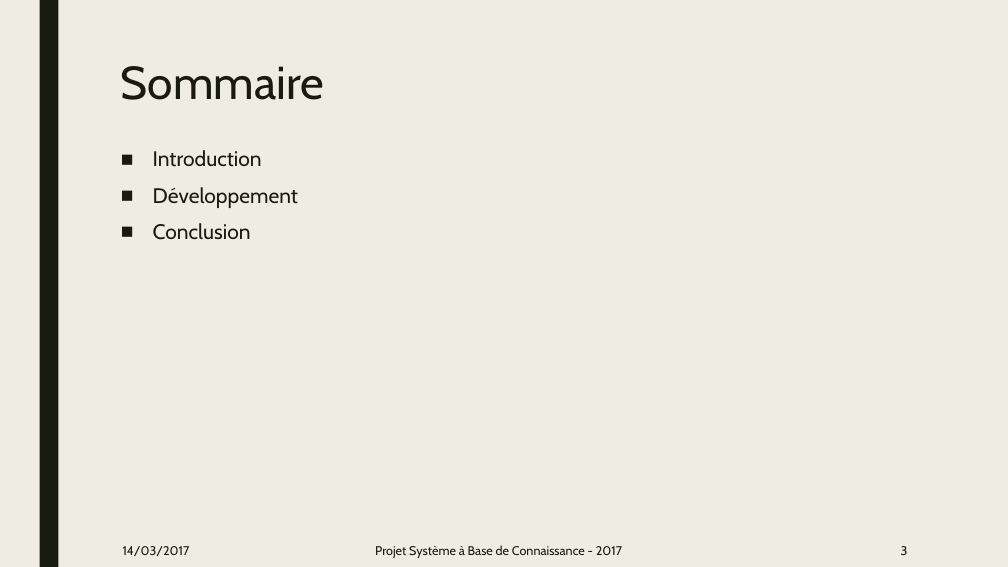
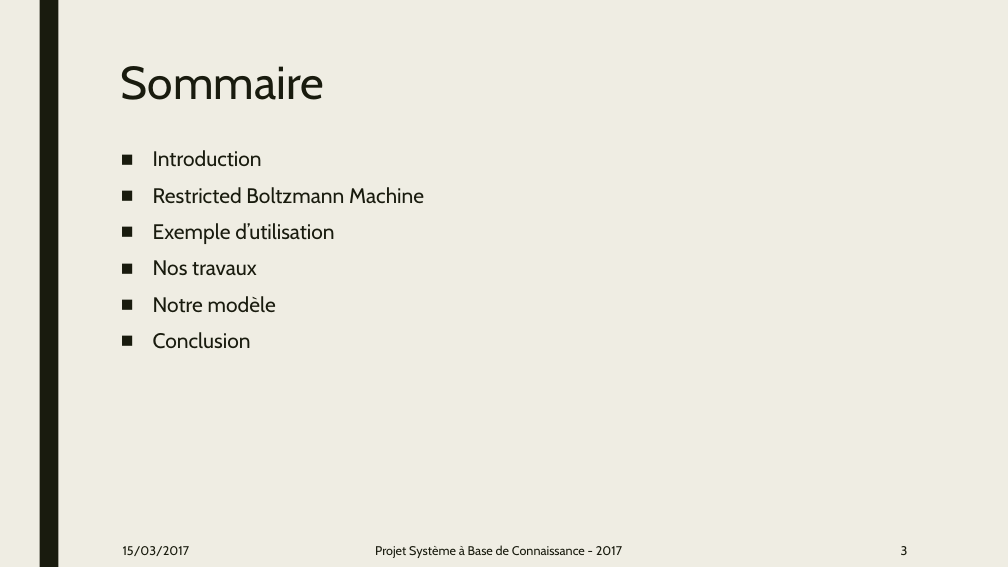
Before and after one commit to GuillaumeHaben/sbc-rbm, a slide deck: slide 2 of Projet_SBC.pptx. Drawn at 1008x567 pixels with LibreOffice and Linux fonts; fonts in the diff are those of the drawing. Boxes give left, top, right and bottom in pixels: in the first picture for what was removed or moved away, otherwise in the second. Text is boxed around its words. In the diff, an @@ line names an element or a change of style, - is before the commit and + after.

```diff
--- a/Projet_SBC.pptx
+++ b/Projet_SBC.pptx
@@ text at (153,187,424,313): text changed @@
-■ Développement
+■ Restricted Boltzmann Machine
+■ Exemple d’utilisation
+■ Nos travaux
+■ Notre modèle
@@ text at (123,546,190,556): text changed @@
-14/03/2017
+15/03/2017
```
Also in this commit, not shown: 7 other slides changed, 4 slides added, 1 other file.
